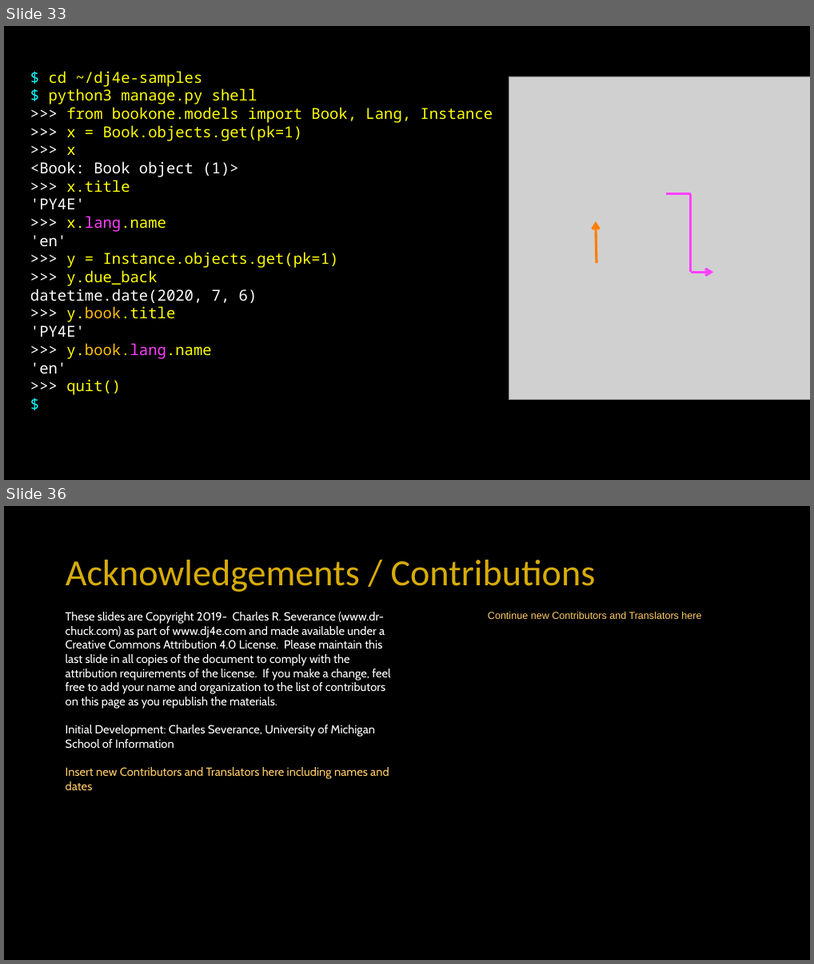
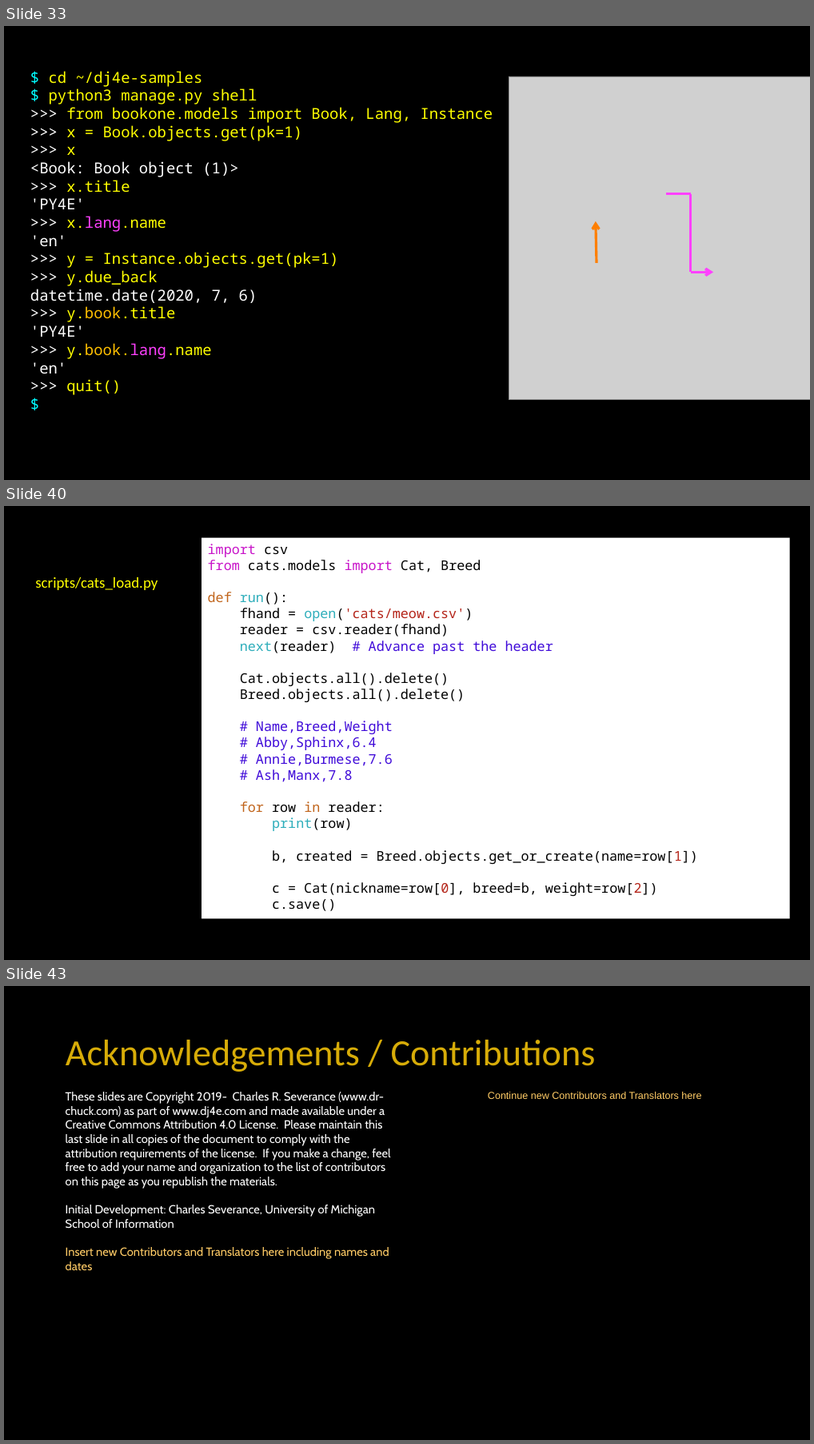
Before and after one commit to csev/dj4e, a slide deck: lectures/DJ-03-One-To-Many.pptx. Shown one above the other, each under a label of ours: slides 33 and 36 before the commit, slides 33, 40 and 43 after it; the slides between them are not shown. The pictures are 814x964 and 814x1444 pixels, drawn with LibreOffice and Linux fonts; fonts in the diff are those of the drawing; grey boxes stand for pictures. Boxes give left, top, right and bottom in pixels: in the first picture for what was removed or moved away, otherwise in the second. Text is boxed around its words. In the diff, an @@ line names an element or a change of style, - is before the commit and + after.

```diff
--- a/lectures/DJ-03-One-To-Many.pptx
+++ b/lectures/DJ-03-One-To-Many.pptx
@@ slide 40 added at box(4, 506, 810, 960), background #000000 @@
@@ rectangle added at box(202, 537, 790, 918), fill #FFFFFF, 16 pt, text #000000 @@
+import csv
+from cats.models import Cat, Breed
+def run():
+fhand = open('cats/meow.csv')
+reader = csv.reader(fhand)
+next(reader) # Advance past the header
+Cat.objects.all().delete()
+Breed.objects.all().delete()
+# Name,Breed,Weight
+# Abby,Sphinx,6.4
+# Annie,Burmese,7.6
+# Ash,Manx,7.8
+for row in reader:
+print(row)
+b, created = Breed.objects.get_or_create(name=row[1])
+c = Cat(nickname=row[0], breed=b, weight=row[2])
+c.save()
@@ text added at box(35, 577, 158, 590), 18 pt, text #FFFF00 @@
+scripts/cats_load.py
@@ what was slide 36 is now slide 43 @@
```
Also in this commit, not shown: 8 other slides added, 2 slides removed, 1 other file.
